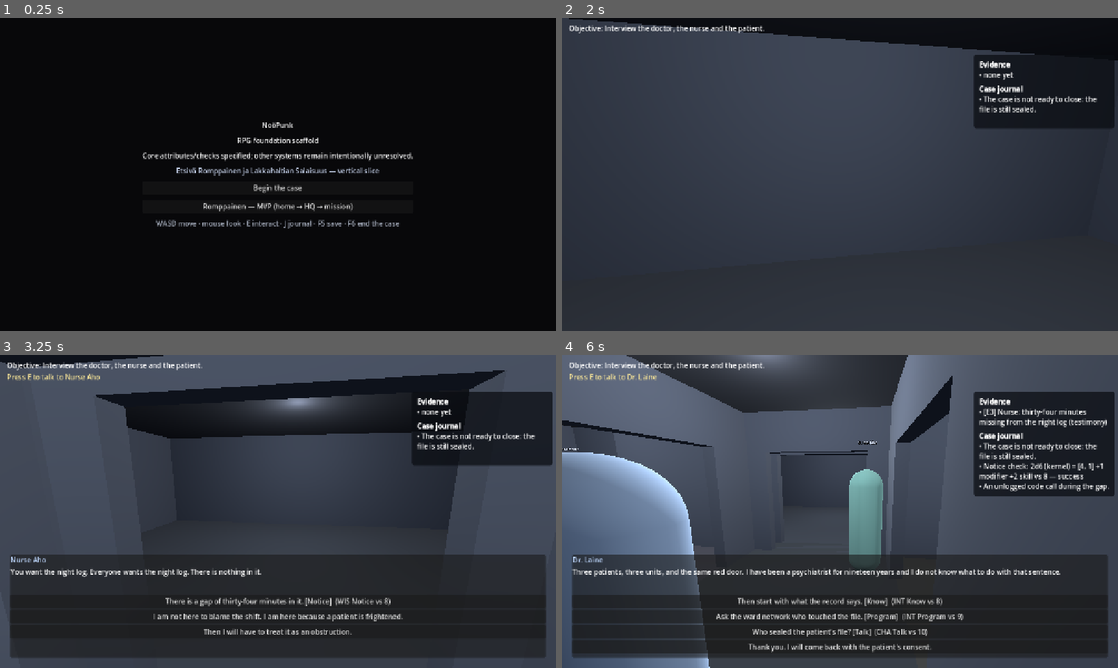
Above: before the commit, frames 1-4 (two rows, left to right).
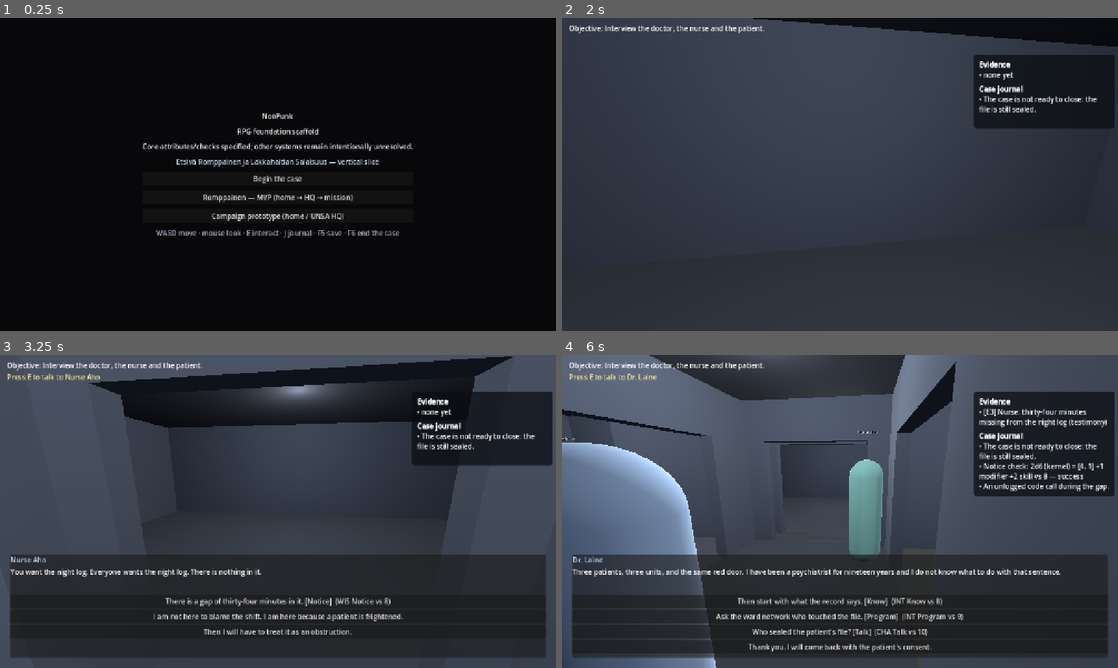
Above: after the commit, the same moments.

Repository: TomiToivio/NooPunk
Game: Godot game, scene res://scenes/main.tscn
Two runs of this game, one before a commit and one after it. Both use one fixed random seed, a clock stepped at 60 frames per second and the inputs below.
Inputs (mouse positions are in pixels of both pictures, inside the frame that each line leads up to):
- Up to frame 1 (0.25 s): no input
- Up to frame 2 (2 s): click "Begin the case" at 0.5 s; tap Enter at 1.25 s; move the mouse to (867, 174) at 1.27 s; hold W (move_forward) from 1.28 s (still down); hold F6 (end_case) from 1.28 s (still down)
- Up to frame 3 (3.25 s): keep holding W (move_forward); move the mouse to (250, 511) at 2.02 s; release F6 (end_case) at 2.03 s; tap E (interact) at 2.1, 2.75 s; move the mouse to (289, 505) at 2.77 s; hold J (toggle_journal) from 2.78 s (still down)
- Up to frame 4 (6 s): tap E (interact) at 3.5, 4.25, 5.75 s; move the mouse to (812, 574) at 3.52 s; release J (toggle_journal) at 3.53 s; tap 1 at 3.6 s; click (812, 574) at 3.67 s; move the mouse to (1006, 558) at 4.27 s; release W (move_forward) at 4.28 s; hold A (move_left) 4.28-5 s; tap H at 4.35 s; click "End the conversation" at 5 s; move the mouse to (795, 508) at 5.77 s; hold W (move_forward) from 5.78 s (still down); tap C at 5.85 s

The runs differ from the first frame. In frame 1, 4.7% of the frame differs, in the area x 25-75%, y 30-71%; in frame 2, 3.5%; in frame 3, 7.4%, in the area x 0-93%, y 0-60%; in frame 4, 6.2%.

Commit message:
chore(godot): coordinate agents on one project and expose campaign from root menu

Diff:
--- a/godot/ui/main_menu.gd
+++ b/godot/ui/main_menu.gd
@@ -35,6 +35,14 @@
 		get_tree().change_scene_to_file("res://godot/ui/mvp_game.tscn"))
 	stack.add_child(mvp)
 
+	# The campaign is an existing feature of the same root Godot project.
+	# Keep it accessible here rather than requiring agents to maintain a rival title scene.
+	var campaign := Button.new()
+	campaign.text = "Campaign prototype (home / UNSA HQ)"
+	campaign.pressed.connect(func() -> void:
+		get_tree().change_scene_to_file("res://scenes/campaign.tscn"))
+	stack.add_child(campaign)
+
 	var controls := Label.new()
 	controls.text = "WASD move · mouse look · E interact · J journal · F5 save · F6 end the case"
 	controls.horizontal_alignment = HORIZONTAL_ALIGNMENT_CENTER
